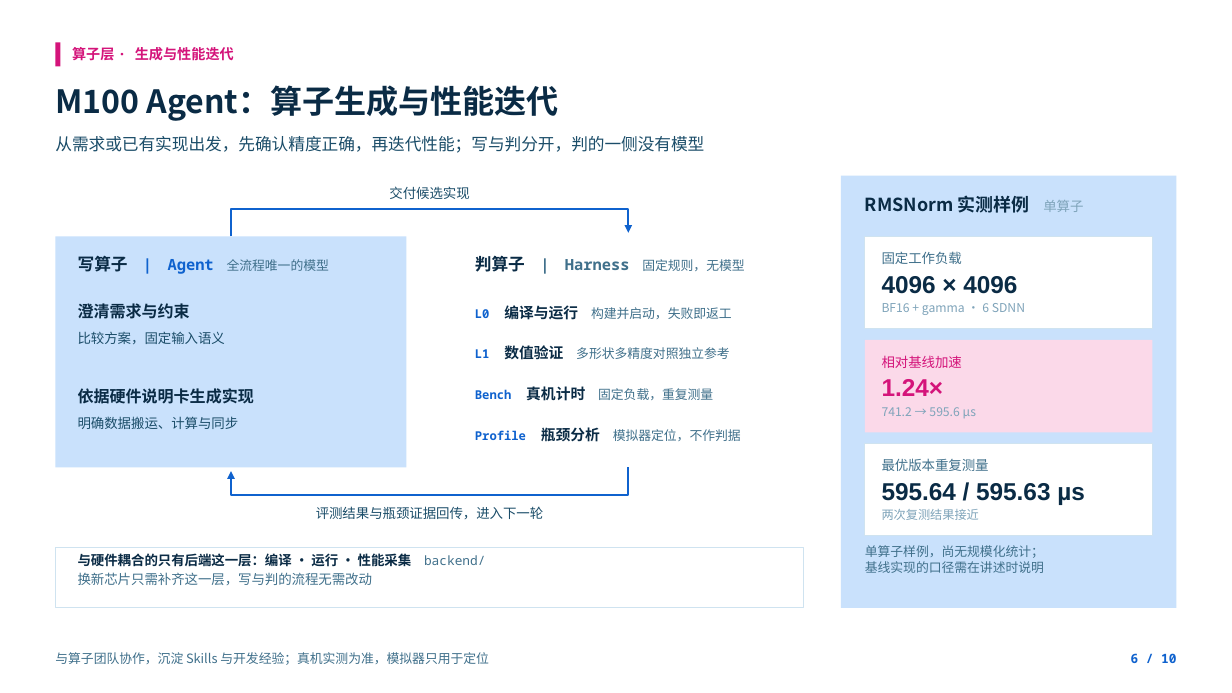
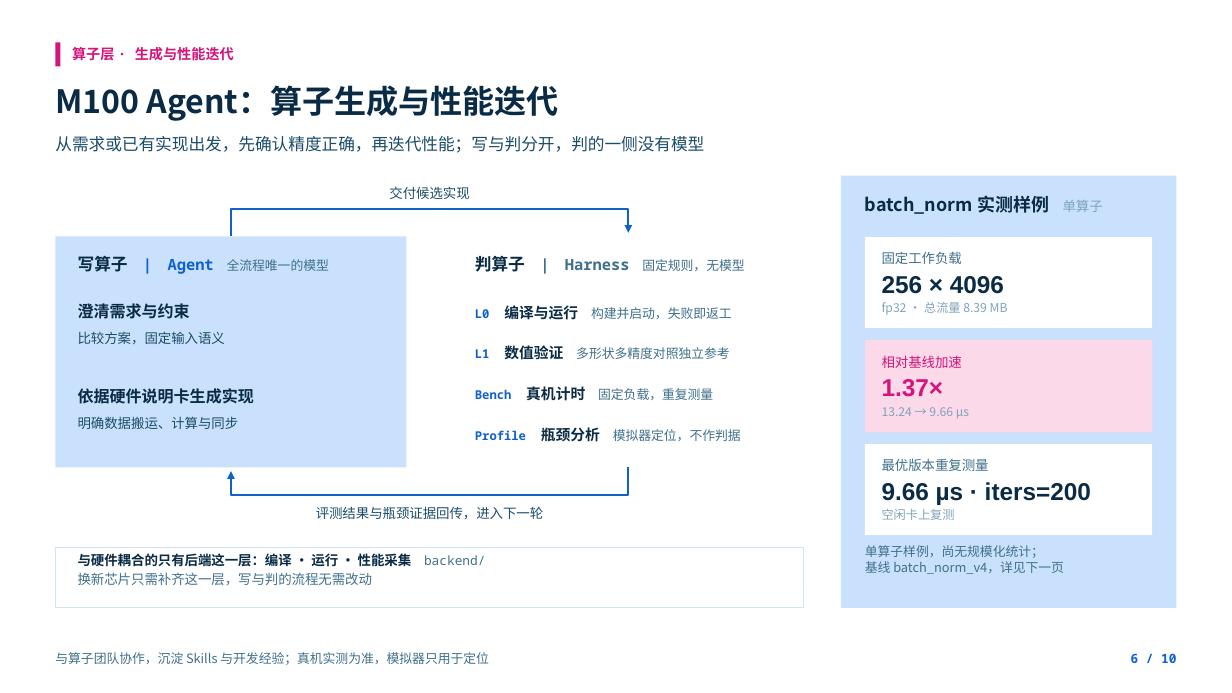
Before and after one commit to learning-sketch/sglang-maestro, a slide deck: slide 7 of slides/m100_agent_deck_1024.pptx. Drawn at 1232x693 pixels with LibreOffice and Linux fonts; fonts in the diff are those of the drawing; background and template pictures are left out. Boxes give left, top, right and bottom in pixels: in the first picture for what was removed or moved away, otherwise in the second. Text is boxed around its words. In the diff, an @@ line names an element or a change of style, - is before the commit and + after.

```diff
--- a/slides/m100_agent_deck_1024.pptx
+++ b/slides/m100_agent_deck_1024.pptx
@@ text at [865,195,1103,214]: text changed @@
-RMSNorm 实测样例 单算子
+batch_norm 实测样例 单算子
@@ text at [882,276,1008,315]: text changed @@
-4096 × 4096
-BF16 + gamma · 6 SDNN
+256 × 4096
+fp32 · 总流量 8.39 MB
@@ text at [882,379,969,419]: text changed @@
-1.24×
-741.2 → 595.6 µs
+1.37×
+13.24 → 9.66 µs
@@ text at [882,482,1091,520]: text changed @@
-595.64 / 595.63 µs
-两次复测结果接近
+9.66 µs · iters=200
+空闲卡上复测
@@ text at [865,561,1064,574]: text changed @@
-基线实现的口径需在讲述时说明
+基线 batch_norm_v4，详见下一页
```
Also in this commit, not shown: 5 other files.
